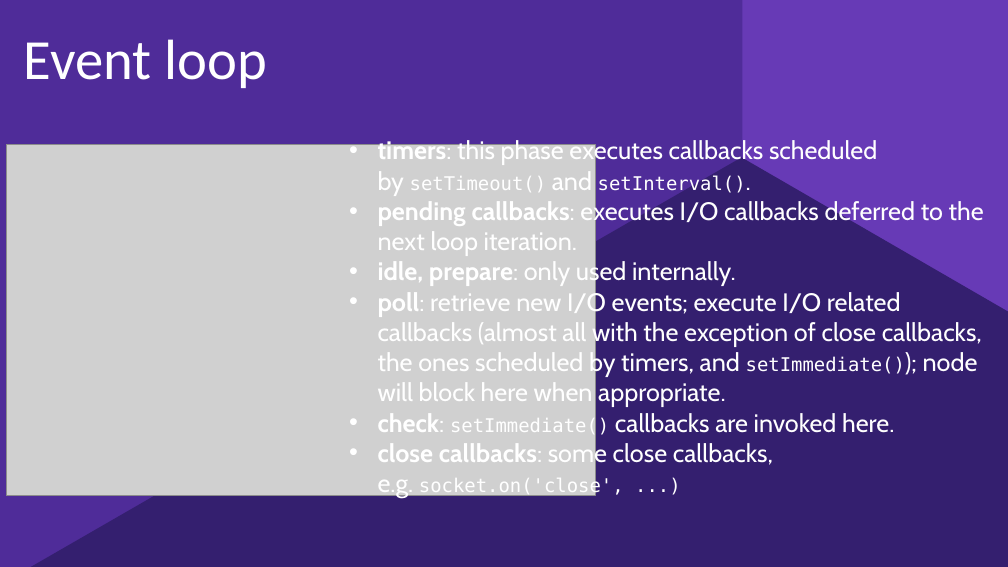
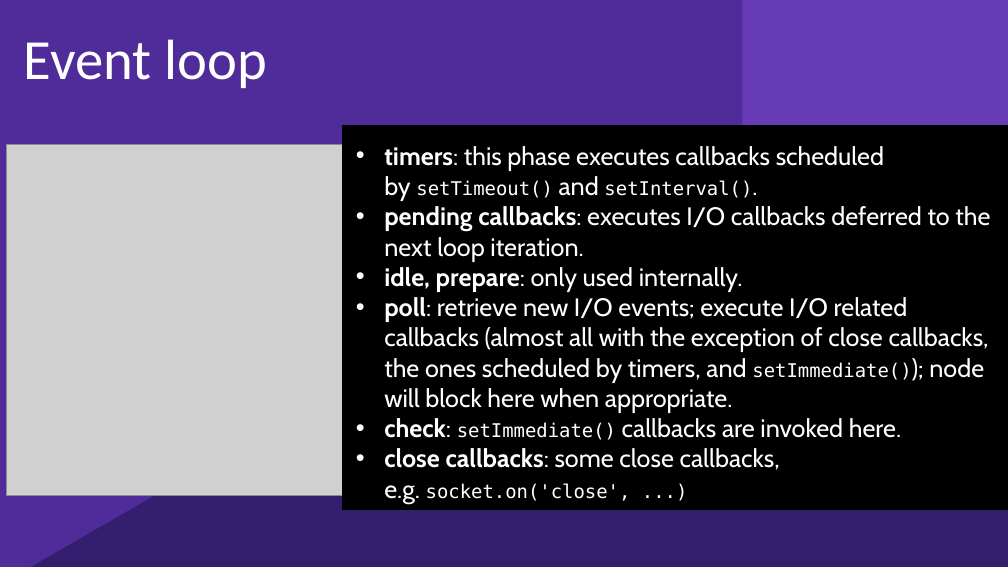
Before and after one commit to kjocevicius/nodejs-demo, a slide deck: slide 9 of nodejs.pptx. Drawn at 1008x567 pixels with LibreOffice and Linux fonts; fonts in the diff are those of the drawing; grey boxes stand for pictures; background and template pictures are left out. Boxes give left, top, right and bottom in pixels: in the first picture for what was removed or moved away, otherwise in the second. Text is boxed around its words. In the diff, an @@ line names an element or a change of style, - is before the commit and + after.

```diff
--- a/nodejs.pptx
+++ b/nodejs.pptx
@@ rectangle added at <box>343,126,1008,509</box>, fill #000000, outline #000000 1 pt @@
@@ text "timers: this phase executes callbacks ...": place and size @@
-text "timers: this phase executes callbacks ..." at <box>378,139,984,498</box>
+text "timers: this phase executes callbacks ..." at <box>384,146,990,504</box>
```
Also in this commit, not shown: 2 other slides changed.
